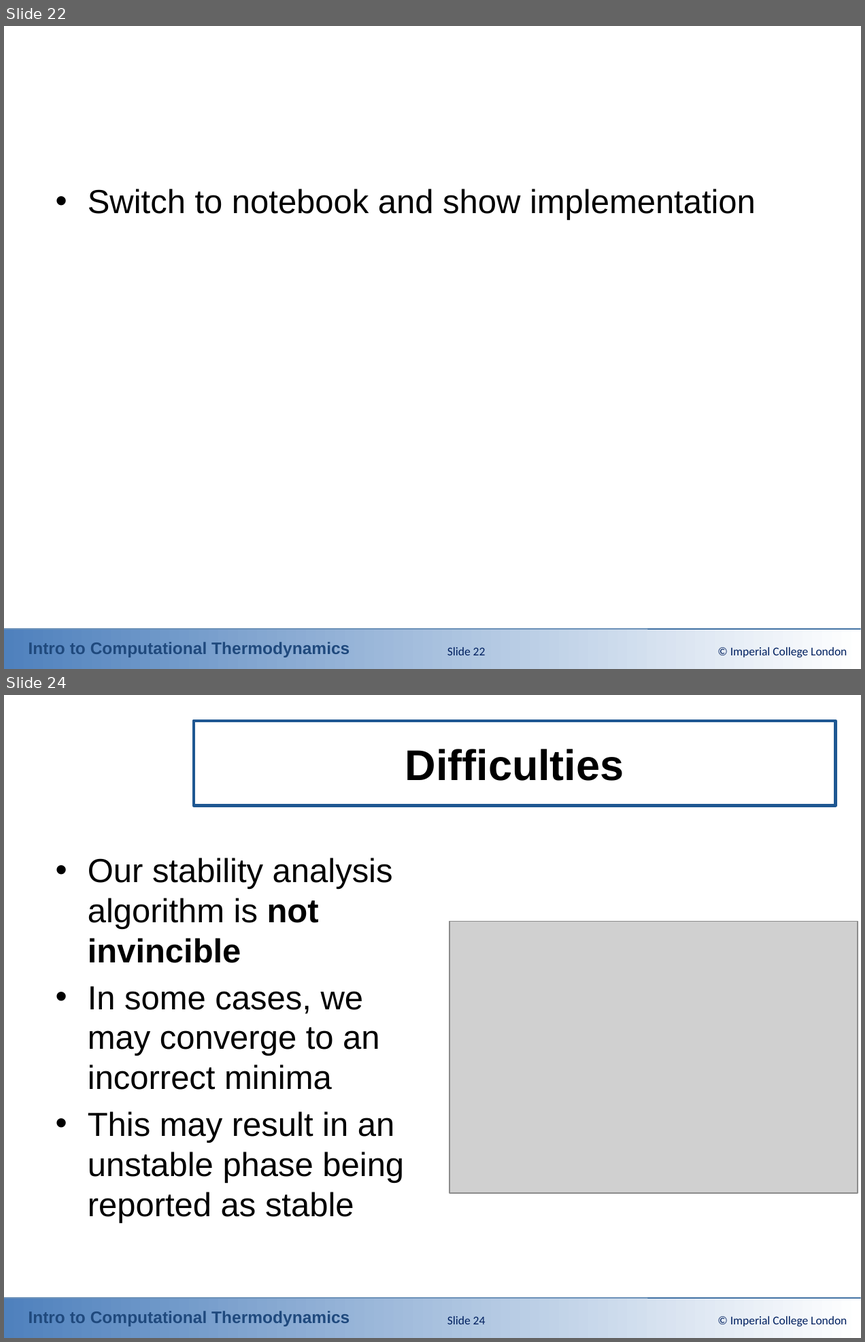
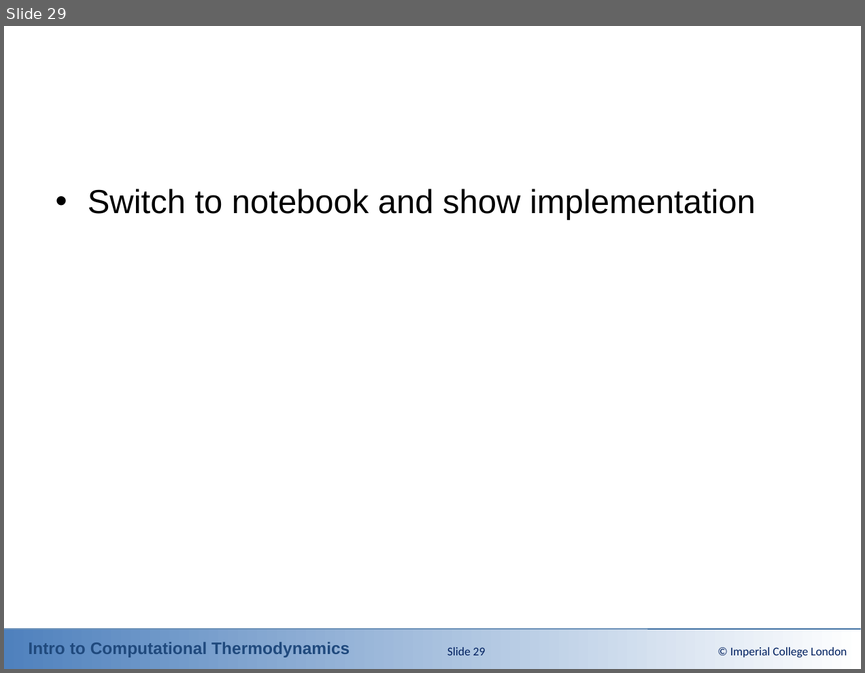
Before and after one commit to ClapeyronThermo/introduction-to-computational-thermodynamics, a slide deck: Part 3 - Solving the problems/Powerpoint Slides/3-3_Chemical_Stability_Analysis.pptx. Shown one above the other, each under a label of ours: slides 22 and 24 before the commit, slide 29 after it; the slides between them are not shown. The pictures are 865x1342 and 865x673 pixels, drawn with LibreOffice and Linux fonts; fonts in the diff are those of the drawing; grey boxes stand for pictures; background and template pictures are left out. Boxes give left, top, right and bottom in pixels: in the first picture for what was removed or moved away, otherwise in the second. Text is boxed around its words. In the diff, an @@ line names an element or a change of style, - is before the commit and + after.

```diff
--- a/Part 3 - Solving the problems/Powerpoint Slides/3-3_Chemical_Stability_Analysis.pptx
+++ b/Part 3 - Solving the problems/Powerpoint Slides/3-3_Chemical_Stability_Analysis.pptx
@@ slide 24 removed at bbox=[4, 695, 861, 1338], background #FFFFFF; not listed: 3 template elements that a slide beside it also shows @@
@@ title removed at bbox=[193, 721, 835, 806] @@
-Difficulties
@@ text removed at bbox=[88, 858, 404, 1223] @@
-• Our stability analysis algorithm is not invincible
-• In some cases, we may converge to an incorrect minima
-• This may result in an unstable phase being reported as stable
@@ picture removed at bbox=[449, 921, 857, 1193] @@
@@ page number removed at bbox=[447, 1316, 485, 1324] @@
-Slide 24
@@ text removed at bbox=[730, 1316, 847, 1326] @@
-© Imperial College London
@@ what was slide 22 is now slide 29 @@
@@ page number at bbox=[447, 647, 485, 655]: text changed @@
-Slide 22
+Slide 29
```
Also in this commit, not shown: 3 slides changed, 7 slides added, 1 other slide removed, 15 other files.
